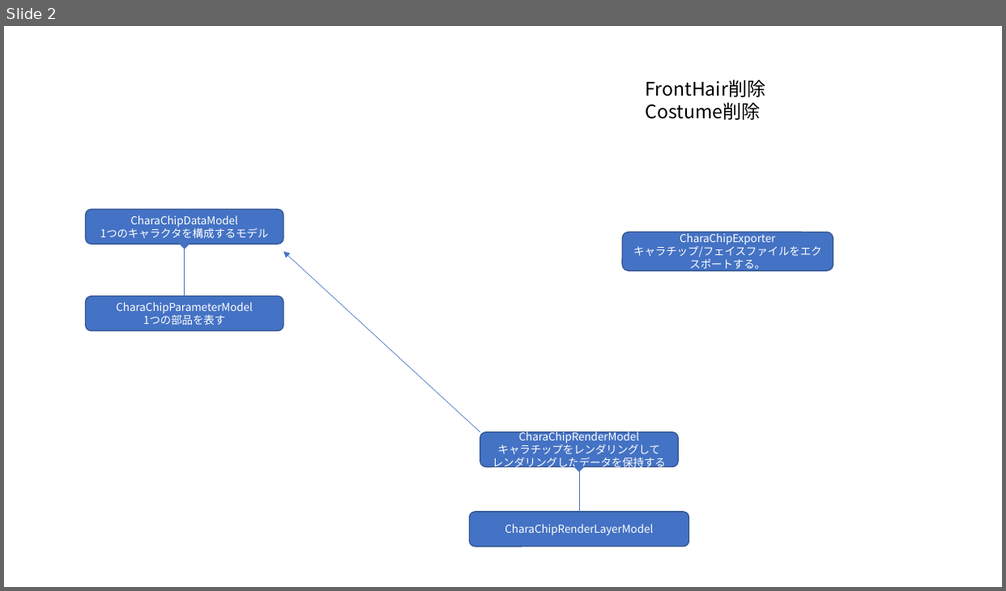
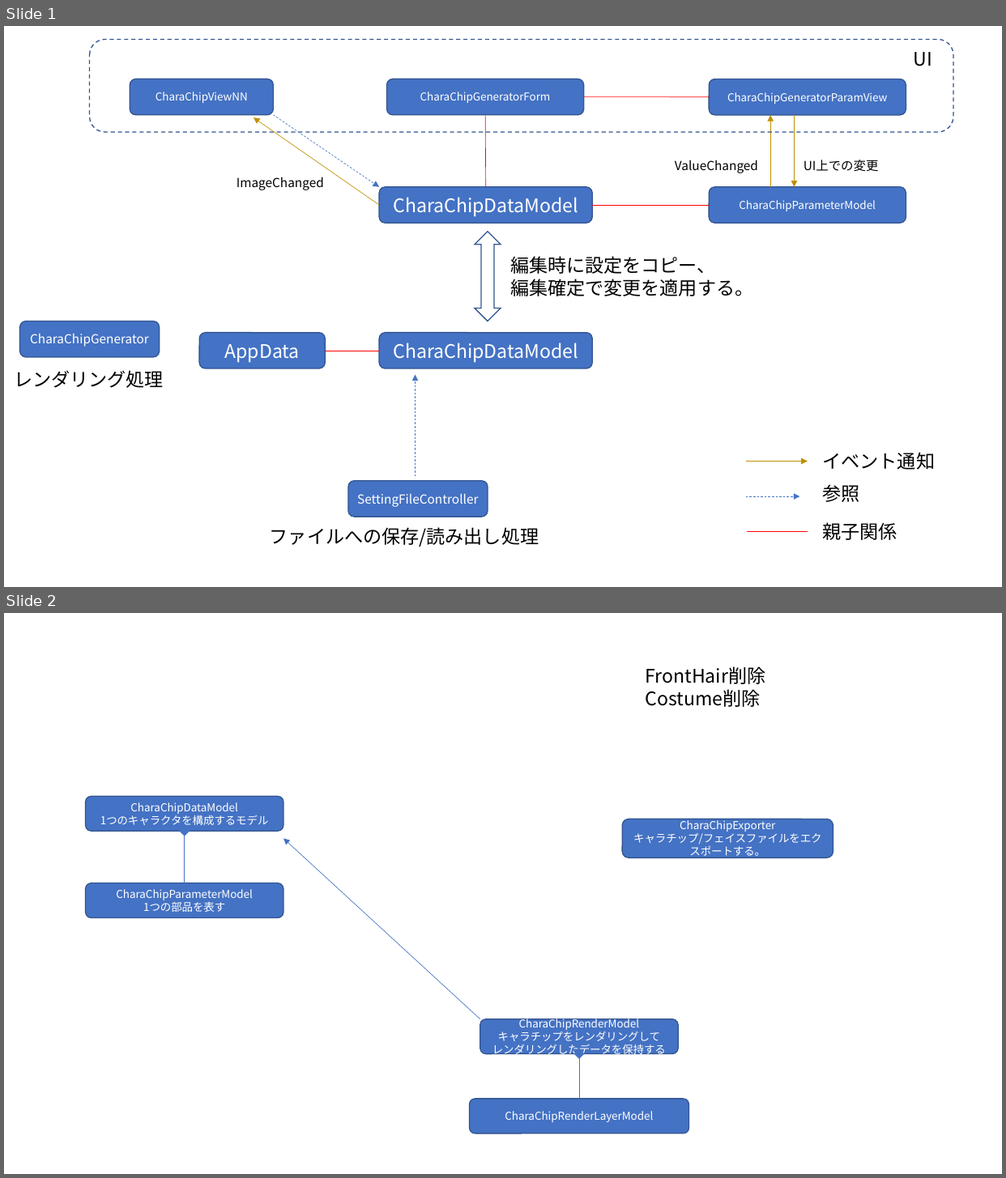
Before and after one commit to kapuusagi/CharaChipGen, a slide deck: CharaChipGen/doc/Note.pptx. Shown one above the other, each under a label of ours: slide 2 before the commit, slides 1 and 2 after it. The pictures are 1006x591 and 1006x1178 pixels, drawn with LibreOffice and Linux fonts; fonts in the diff are those of the drawing. Boxes give left, top, right and bottom in pixels: in the first picture for what was removed or moved away, otherwise in the second. Text is boxed around its words. In the diff, an @@ line names an element or a change of style, - is before the commit and + after.

```diff
--- a/CharaChipGen/doc/Note.pptx
+++ b/CharaChipGen/doc/Note.pptx
@@ slide 1 added at box(4, 26, 1002, 587), background #FFFFFF @@
@@ rounded rectangle added at box(89, 40, 953, 132), outline #325491 1 pt dashed @@
@@ text added at box(914, 52, 932, 66), 18 pt, text #000000 @@
+UI
@@ rounded rectangle added at box(130, 79, 274, 115), fill #4472C4, outline #325491 1 pt, 10.5 pt, text #FFFFFF @@
+CharaChipViewNN
@@ rounded rectangle added at box(386, 79, 583, 115), fill #4472C4, outline #325491 1 pt, 10.5 pt, text #FFFFFF @@
+CharaChipGeneratorForm
@@ line added from (584, 97) to (710, 97), #FF0000 0.5 pt @@
@@ rounded rectangle added at box(710, 79, 906, 115), fill #4472C4, outline #325491 1 pt, 10.5 pt, text #FFFFFF @@
+CharaChipGeneratorParamView
@@ arrow added from (379, 205) to (253, 118), #BF9000 0.5 pt @@
@@ arrow added from (274, 115) to (379, 187), #4472C4 0.5 pt dashed @@
@@ line added from (485, 115) to (486, 187), #FF0000 0.5 pt @@
@@ arrow added from (770, 187) to (770, 115), #BF9000 0.5 pt @@
@@ arrow added from (795, 115) to (795, 187), #BF9000 0.5 pt @@
@@ text added at box(675, 160, 758, 173), 12 pt, text #000000 @@
+ValueChanged
@@ text added at box(803, 160, 879, 171), 12 pt, text #000000 @@
+UI上での変更
@@ text added at box(236, 177, 324, 190), 12 pt, text #000000 @@
+ImageChanged
@@ rounded rectangle added at box(379, 187, 592, 223), fill #4472C4, outline #325491 1 pt, 18 pt, text #FFFFFF @@
+CharaChipDataModel
@@ rounded rectangle added at box(710, 187, 906, 223), fill #4472C4, outline #325491 1 pt, 10.5 pt, text #FFFFFF @@
+CharaChipParameterModel
@@ line added from (592, 205) to (710, 205), #FF0000 0.5 pt @@
@@ up down arrow added at box(475, 232, 501, 322), outline #325491 1 pt @@
@@ text added at box(510, 256, 753, 297), 18 pt, text #000000 @@
+編集時に設定をコピー、
+編集確定で変更を適用する。
@@ rounded rectangle added at box(19, 322, 159, 357), fill #4472C4, outline #325491 1 pt, 12 pt, text #FFFFFF @@
+CharaChipGenerator
@@ rounded rectangle added at box(199, 333, 325, 369), fill #4472C4, outline #325491 1 pt, 18 pt, text #FFFFFF @@
+AppData
@@ rounded rectangle added at box(379, 333, 592, 369), fill #4472C4, outline #325491 1 pt, 18 pt, text #FFFFFF @@
+CharaChipDataModel
@@ line added from (325, 351) to (379, 351), #FF0000 0.5 pt @@
@@ text added at box(14, 370, 164, 388), 18 pt, text #000000 @@
+レンダリング処理
@@ arrow added from (415, 476) to (415, 375), #4472C4 0.5 pt dashed @@
@@ arrow added from (746, 462) to (808, 462), #BF9000 0.5 pt @@
@@ text added at box(823, 452, 936, 470), 18 pt, text #000000 @@
+イベント通知
@@ rounded rectangle added at box(348, 481, 488, 517), fill #4472C4, outline #325491 1 pt, 12 pt, text #FFFFFF @@
+SettingFileController
@@ text added at box(823, 484, 860, 502), 18 pt, text #000000 @@
+参照
@@ arrow added from (746, 497) to (799, 497), #4472C4 0.5 pt dashed @@
@@ text added at box(270, 527, 539, 547), 18 pt, text #000000 @@
+ファイルへの保存/読み出し処理
@@ line added from (747, 532) to (808, 532), #FF0000 0.5 pt @@
@@ text added at box(823, 523, 897, 540), 18 pt, text #000000 @@
+親子関係
```
Also in this commit, not shown: 1 slide removed, 10 other files.
